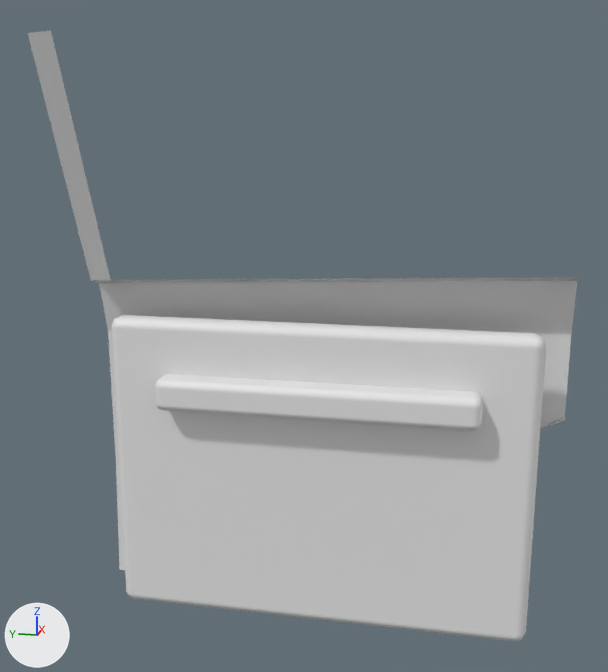
An edit to the OBJ model realweather/src/main/resources/assets/realweather/models/vehicle/sedan/door_rr.obj, drawn before and after from the same camera.
The view is the same before and after, from a camera (50 mm lens) standing at (-1.524, -0.7, 1.236) and looking at (-0.104, -0.416, 0.881). Arrows for +X, +Y and +Z are at lower left; the lights stay in place. The first picture is the older version. Materials are left out; every surface is plain grey. Where no turn or scale is listed for an object, it has been applied to the vertices.

Names of what the first picture shows: 'door_rr'.
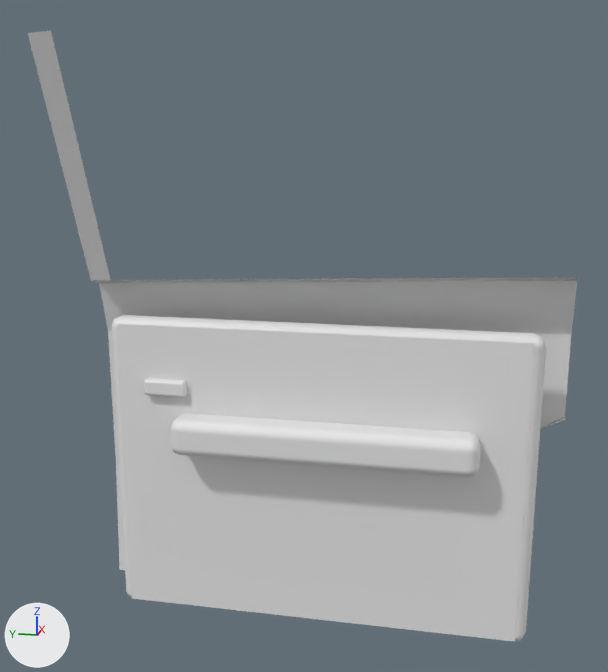
Where the change shows, as pixel boxes (x1, y1, x2, y2) in the pictures (608 x 672 px):
part 1 of me_door_rr, added: after (144, 378, 187, 397)
part 2 of me_door_rr, added: after (171, 413, 481, 477)
part 3 of me_door_rr, cut back: before (155, 374, 483, 431); after (117, 324, 535, 642)

What the commit changed:
me_door_rr is used by ob_door_rr; location (0.0, 0.0, 0.0).
me_door_rr had 245 vertices, 208 faces and spanned x -0.236..0.025, y -0.88..0.0, z 0.32..1.385.
me_door_rr now has 305 vertices, 263 faces and spans x -0.236..0.025, y -0.88..0.0, z 0.32..1.385.
me_door_rr part 1: a new loose piece of 56 vertices spanning x -0.13..-0.11, y -0.2..-0.12, z 0.76..0.79.
me_door_rr part 2: a new loose piece of 56 vertices spanning x -0.175..-0.105, y -0.73..-0.18, z 0.66..0.73.
Part 3, on me_door_rr:
56 vertices are removed from x -0.16..-0.1, y -0.73..-0.15, z 0.74..0.8.
54 faces are deleted.
4 vertices are added at (-0.116, -0.07, 0.33), (-0.116, -0.81, 0.33), (-0.116, -0.81, 0.89), (-0.116, -0.07, 0.89).
1 new face joins them.
